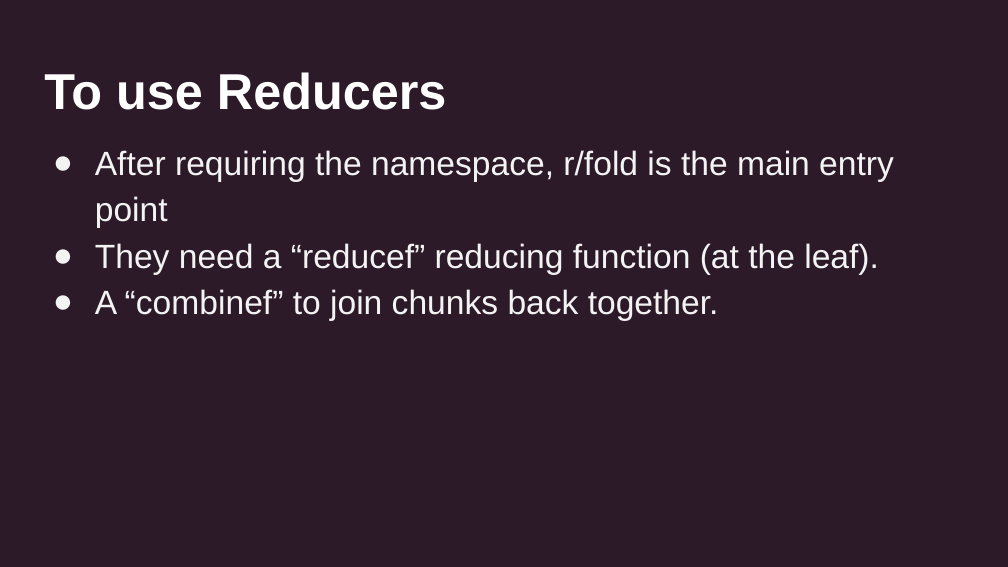
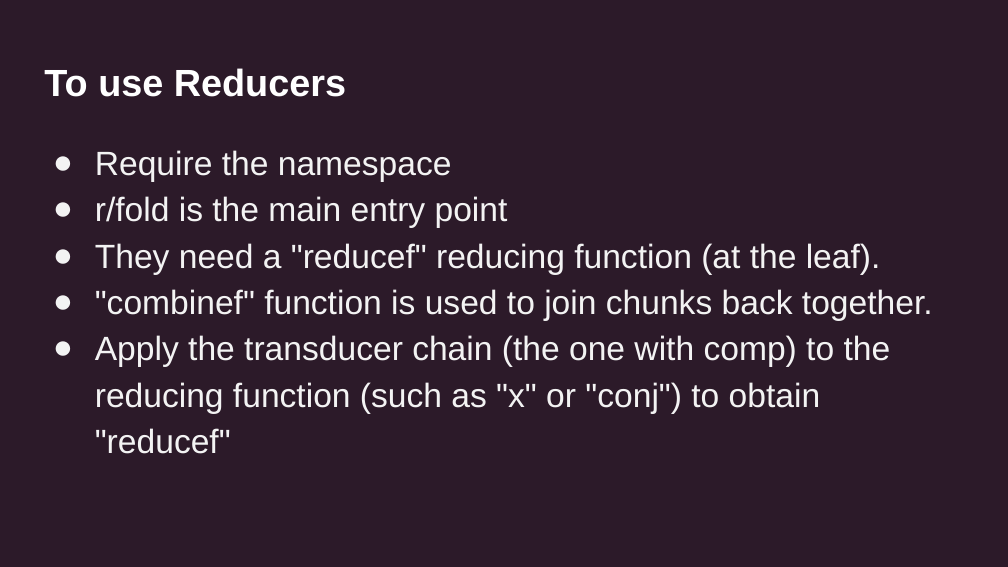
Before and after one commit to uswitch/transducers-workshop, a slide deck: slide 5 of slides/04-xducers-parallel.pptx. Drawn at 1008x567 pixels with LibreOffice and Linux fonts; fonts in the diff are those of the drawing. Boxes give left, top, right and bottom in pixels: in the first picture for what was removed or moved away, otherwise in the second. Text is boxed around its words. In the diff, an @@ line names an element or a change of style, - is before the commit and + after.

```diff
--- a/slides/04-xducers-parallel.pptx
+++ b/slides/04-xducers-parallel.pptx
@@ title "To use Reducers" at (44,68,346,97): size 36 to 27 pt @@
@@ text at (95,150,933,454): text changed @@
-● After requiring the namespace, r/fold is the main entry point
-● They need a “reducef” reducing function (at the leaf).
-● A “combinef” to join chunks back together.
+● Require the namespace
+● r/fold is the main entry point
+● They need a "reducef" reducing function (at the leaf).
+● "combinef" function is used to join chunks back together.
+● Apply the transducer chain (the one with comp) to the reducing function (such as "x" or "conj") to obtain "reducef"
```
Also in this commit, not shown: 7 other slides changed, 8 other files.
